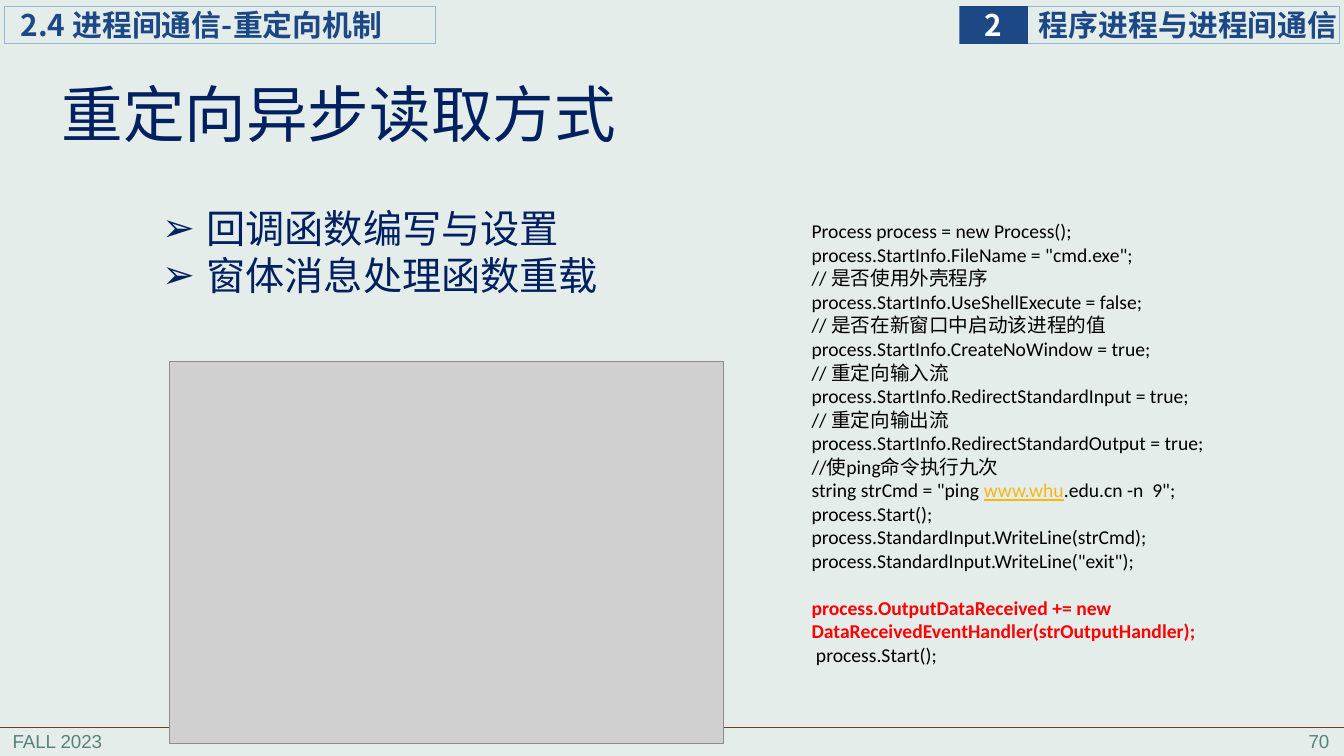
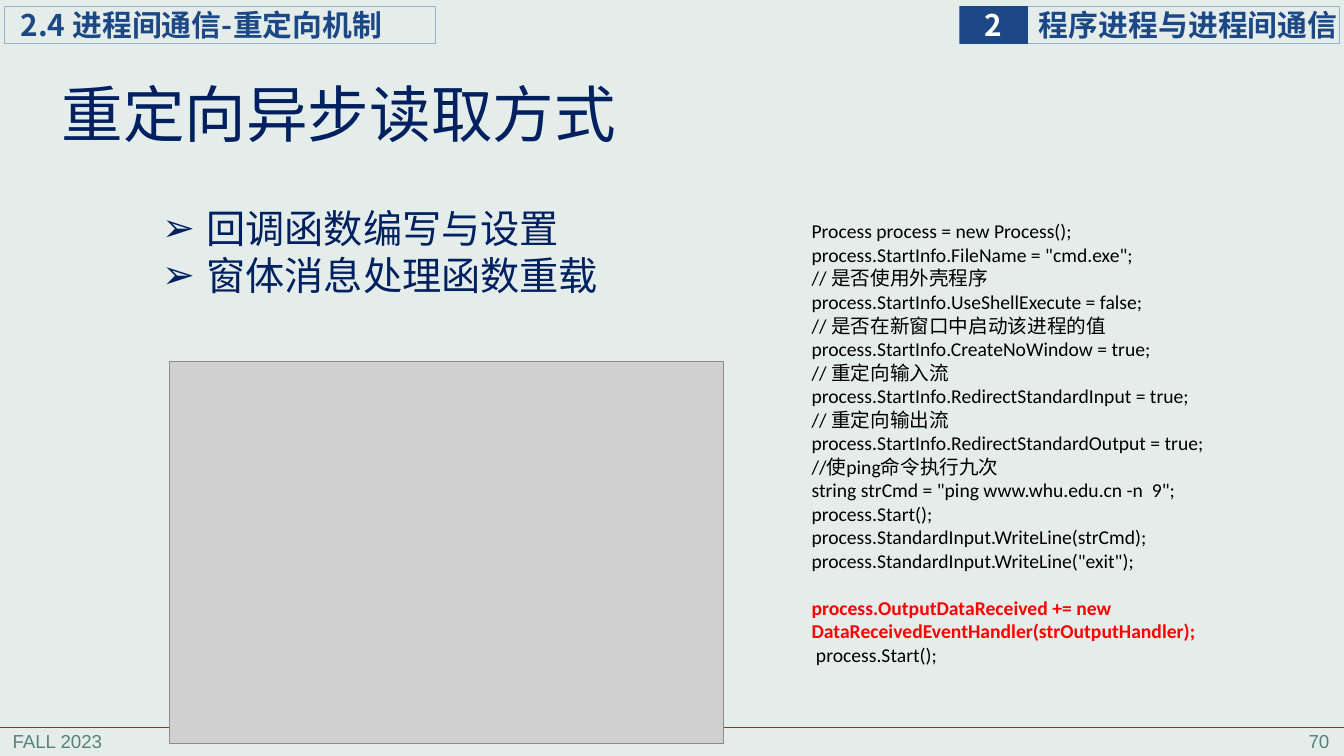
Before and after one commit to principleWindows/win-principle-2023, a slide deck: slide 70 of slides/instruction/principleWindows_2.pptx. Drawn at 1344x756 pixels with LibreOffice and Linux fonts; fonts in the diff are those of the drawing; grey boxes stand for pictures. Boxes give left, top, right and bottom in pixels: in the first picture for what was removed or moved away, otherwise in the second. Text is boxed around its words. In the diff, an @@ line names an element or a change of style, - is before the commit and + after.

```diff
--- a/slides/instruction/principleWindows_2.pptx
+++ b/slides/instruction/principleWindows_2.pptx
@@ text at [812,483,1175,501]: text colour #F7B615 to #000000, underline off in "www.whu.edu.cn" @@
```
Also in this commit, not shown: 7 other files.
